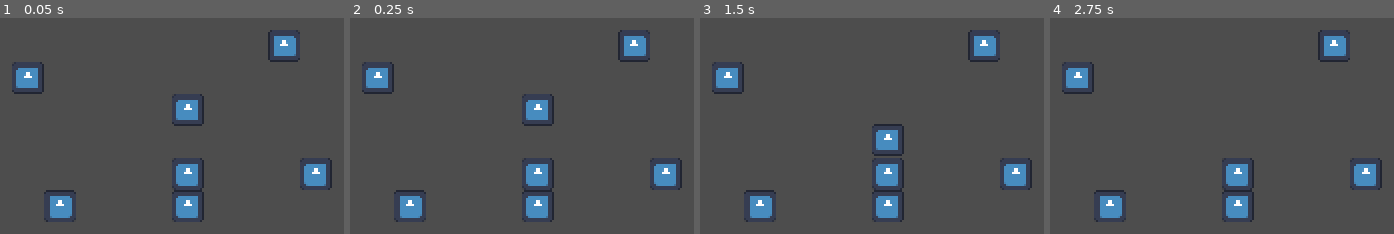
Above: before the commit, frames 1-4 (left to right).
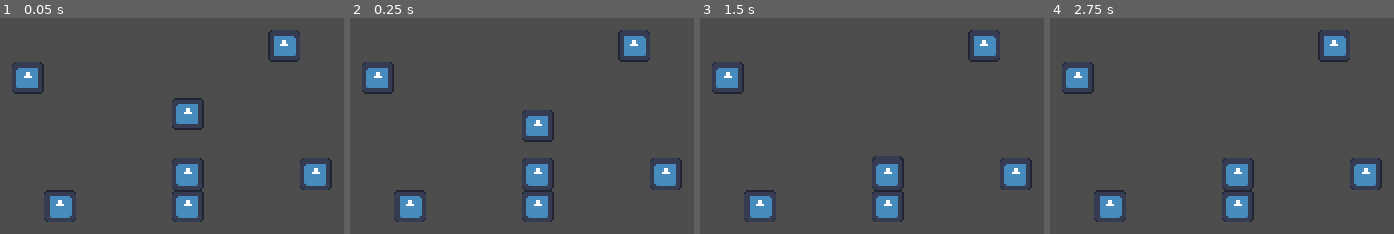
Above: after the commit, the same moments.

Repository: ZaRdEr15/taltech-gamecamp2024-jam-makers
Game: Godot game, scene res://main.tscn
The game is run twice, just before and just after one commit, with the same random seed, the same clock (stepped at 60 frames per second) and the same inputs. The engine's default icon, where the game draws it, is replaced by a stand-in: a white triangle on a blue panel in a dark square.
Inputs:
- Up to frame 1 (0.05 s): no input
- Up to frame 2 (0.25 s): no input
- Up to frame 3 (1.5 s): no input
- Up to frame 4 (2.75 s): tap Enter at 2 s

The runs differ from the first frame. In frame 1, 0.6% of the frame differs, in the area x 50-60%, y 35-52%; in frame 2, 1.2%, in the area x 50-60%, y 35-58%; in frame 3, 0.8%; in frame 4, nothing differs.

Commit message:
Automatic movement until wall collision

Diff:
--- a/robot/robot.gd
+++ b/robot/robot.gd
@@ -1,6 +1,5 @@
 extends Area2D
 
-enum Ray {LEFT = 90, RIGHT = -90, UP = -180, DOWN = 0}
 
 # For testing
 const LVL_MOVEMENT: Array[Vector2] = [
@@ -16,11 +15,12 @@
 var final_direction_idx := LVL_MOVEMENT.size() # for testing
 var current_direction_idx: int = 0
 
+
+
 const TILE_SIZE: int = 16
 var current_direction := Vector2.DOWN
 @onready var ray = $RayCast2D
-var final_position := position + current_direction * TILE_SIZE
-var start_movement := false
+@onready var final_position := position + current_direction * TILE_SIZE
 var can_move := true
 
 
@@ -29,12 +29,11 @@
 
 
 func _process(delta: float) -> void:
-	if start_movement and can_move:
+	if can_move:
 		position = position.move_toward(final_position, 0.5)
 
 
 func _on_timer_timeout() -> void:
-	start_movement = true
 	final_position = position + current_direction * TILE_SIZE
 	ray.force_raycast_update()
 	ray.set_target_position(current_direction * TILE_SIZE)
